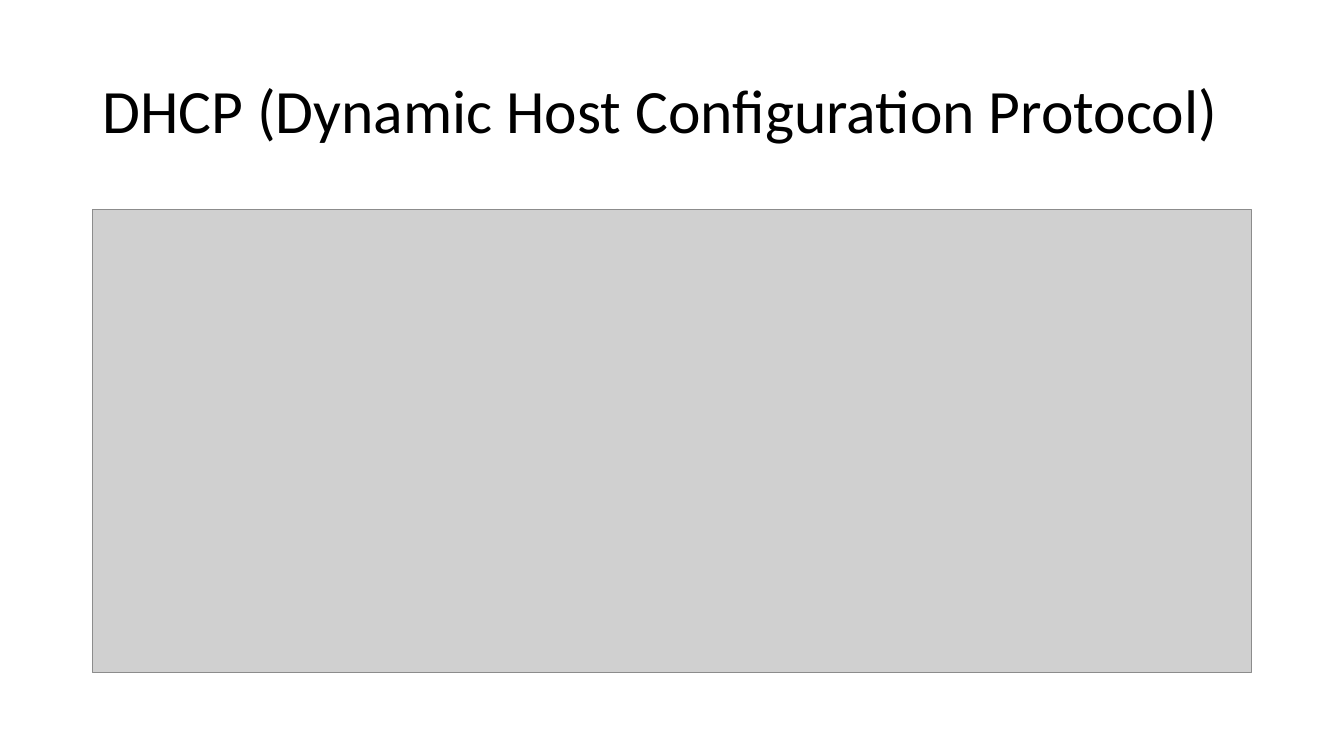
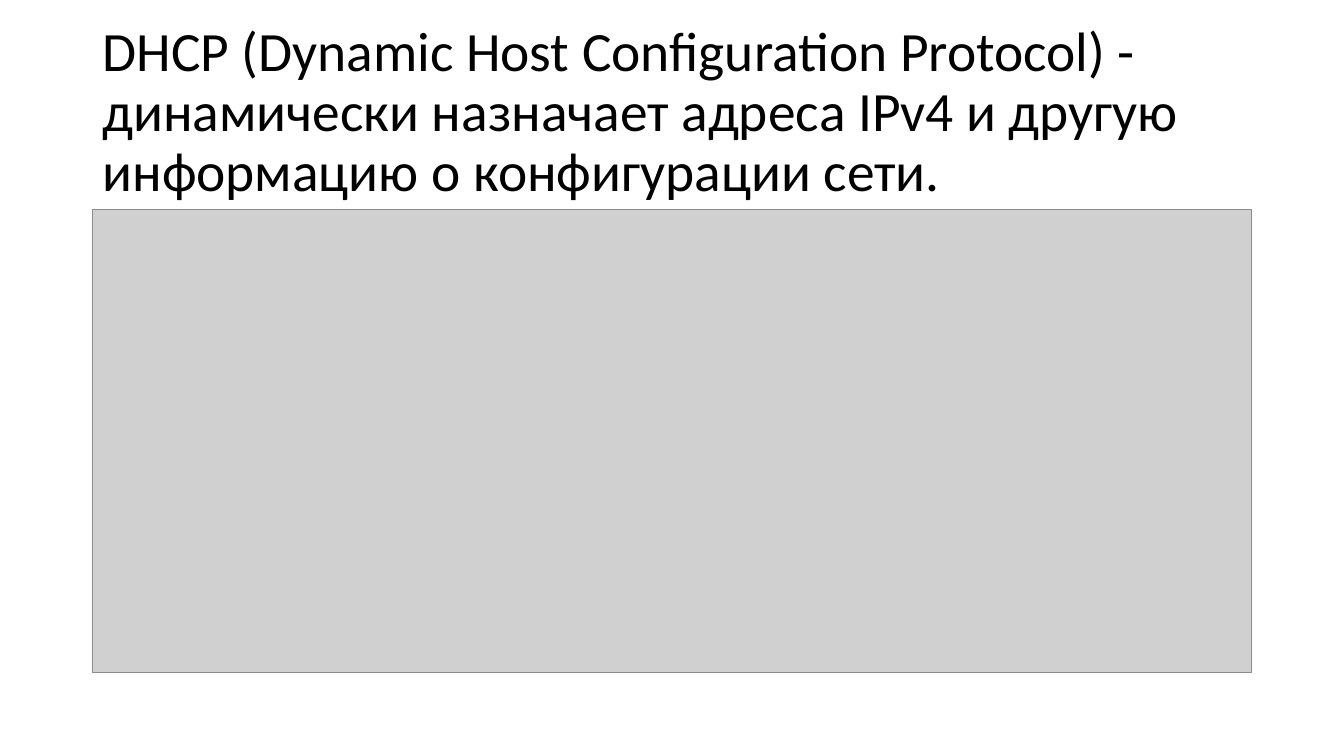
Before and after one commit to gas533/itn, a slide deck: slide 43 of 1.9 Application Layer/1.9 Application Layer.pptx (slide 39 before the commit). Drawn at 1344x756 pixels with LibreOffice and Linux fonts; fonts in the diff are those of the drawing; grey boxes stand for pictures. Boxes give left, top, right and bottom in pixels: in the first picture for what was removed or moved away, otherwise in the second. Text is boxed around its words. In the diff, an @@ line names an element or a change of style, - is before the commit and + after.

```diff
--- a/1.9 Application Layer/1.9 Application Layer.pptx
+++ b/1.9 Application Layer/1.9 Application Layer.pptx
@@ title at box(102, 30, 1178, 200): text changed; size 44 to 39.6 pt @@
-DHCP (Dynamic Host Configuration Protocol)
+DHCP (Dynamic Host Configuration Protocol) - динамически назначает адреса IPv4 и другую информацию о конфигурации сети.
```
Also in this commit, not shown: 6 other slides changed, 7 slides added, 3 slides removed, 1 other file.
